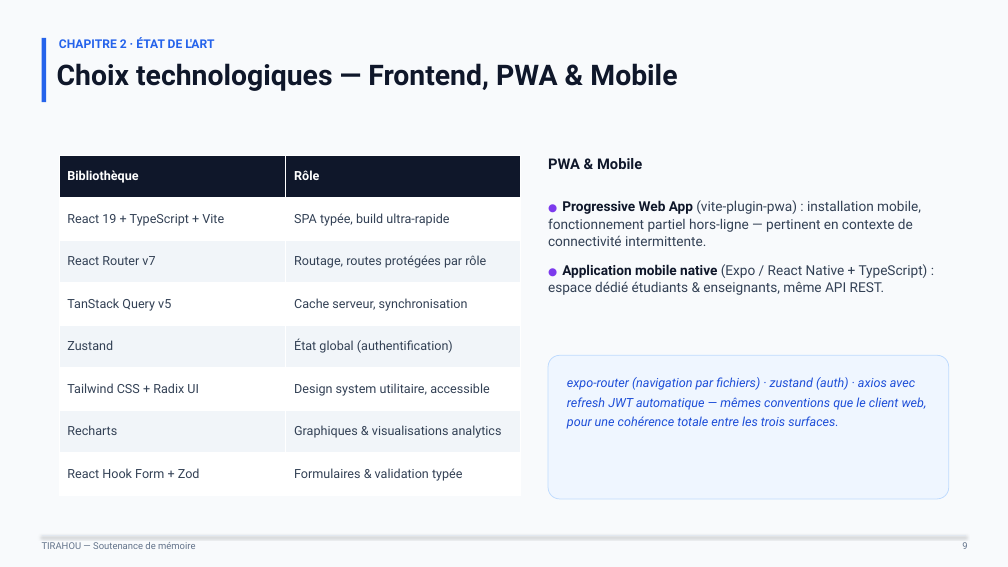
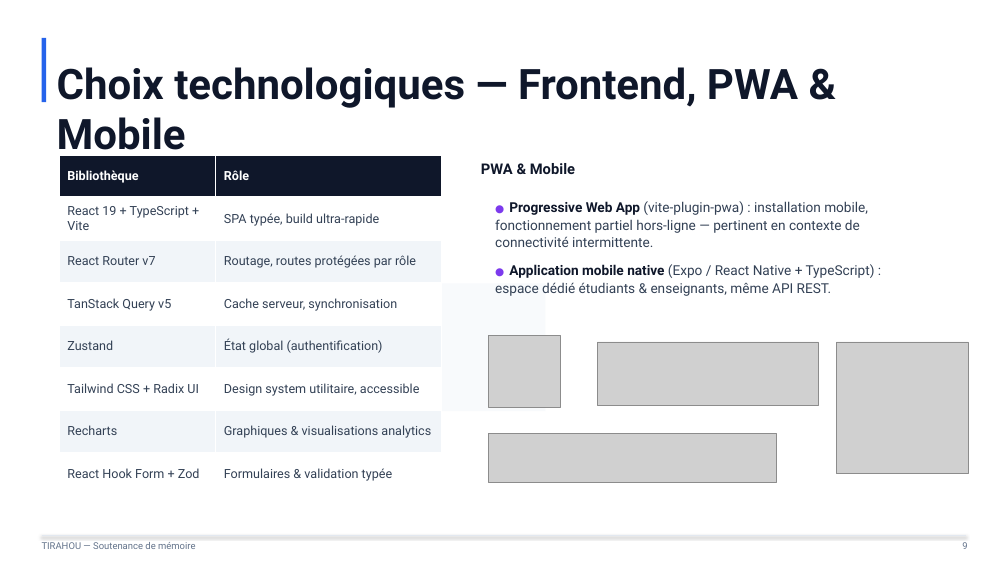
Before and after one commit to BabDIO/tirahou, a slide deck: slide 9 of TIRAHOU_Soutenance_Ali_Cisse.pptx. Drawn at 1008x567 pixels with LibreOffice and Linux fonts; fonts in the diff are those of the drawing; grey boxes stand for pictures. Boxes give left, top, right and bottom in pixels: in the first picture for what was removed or moved away, otherwise in the second. Text is boxed around its words. In the diff, an @@ line names an element or a change of style, - is before the commit and + after.

```diff
--- a/TIRAHOU_Soutenance_Ali_Cisse.pptx
+++ b/TIRAHOU_Soutenance_Ali_Cisse.pptx
@@ text "Choix technologiques — Frontend, PWA ..." at (57,67,798,160): size 27 to 40 pt @@
@@ text removed at (59,37,214,48) @@
-CHAPITRE 2 · ÉTAT DE L'ART
@@ table: place and size @@
-table at (59,155,520,495)
+table at (59,155,441,495)
@@ text "PWA & Mobile": place and size @@
-text "PWA & Mobile" at (548,158,642,169)
+text "PWA & Mobile" at (481,163,575,174)
@@ text "● Progressive Web App (vite-plugin-pwa) ...": place and size @@
-text "● Progressive Web App (vite-plugin-pwa) ..." at (548,200,928,295)
+text "● Progressive Web App (vite-plugin-pwa) ..." at (495,201,875,296)
@@ rectangle: place and size @@
-rectangle at (0,0,1008,567)
+rectangle at (212,284,545,411)
@@ picture added at (489,336,561,408) @@
@@ rounded rectangle removed at (548,355,949,499) @@
@@ picture added at (598,342,819,405) @@
@@ picture added at (836,342,969,474) @@
@@ text removed at (567,377,927,429) @@
-expo-router (navigation par fichiers) · zustand (auth) · axios avec refresh JWT automatique — mêmes conventions que le client web, pour une cohérence totale entre les trois surfaces.
@@ picture added at (489,433,777,482) @@
```
Also in this commit, not shown: 25 other slides changed, 6 slides added, 2 slides removed, 45 other files.
